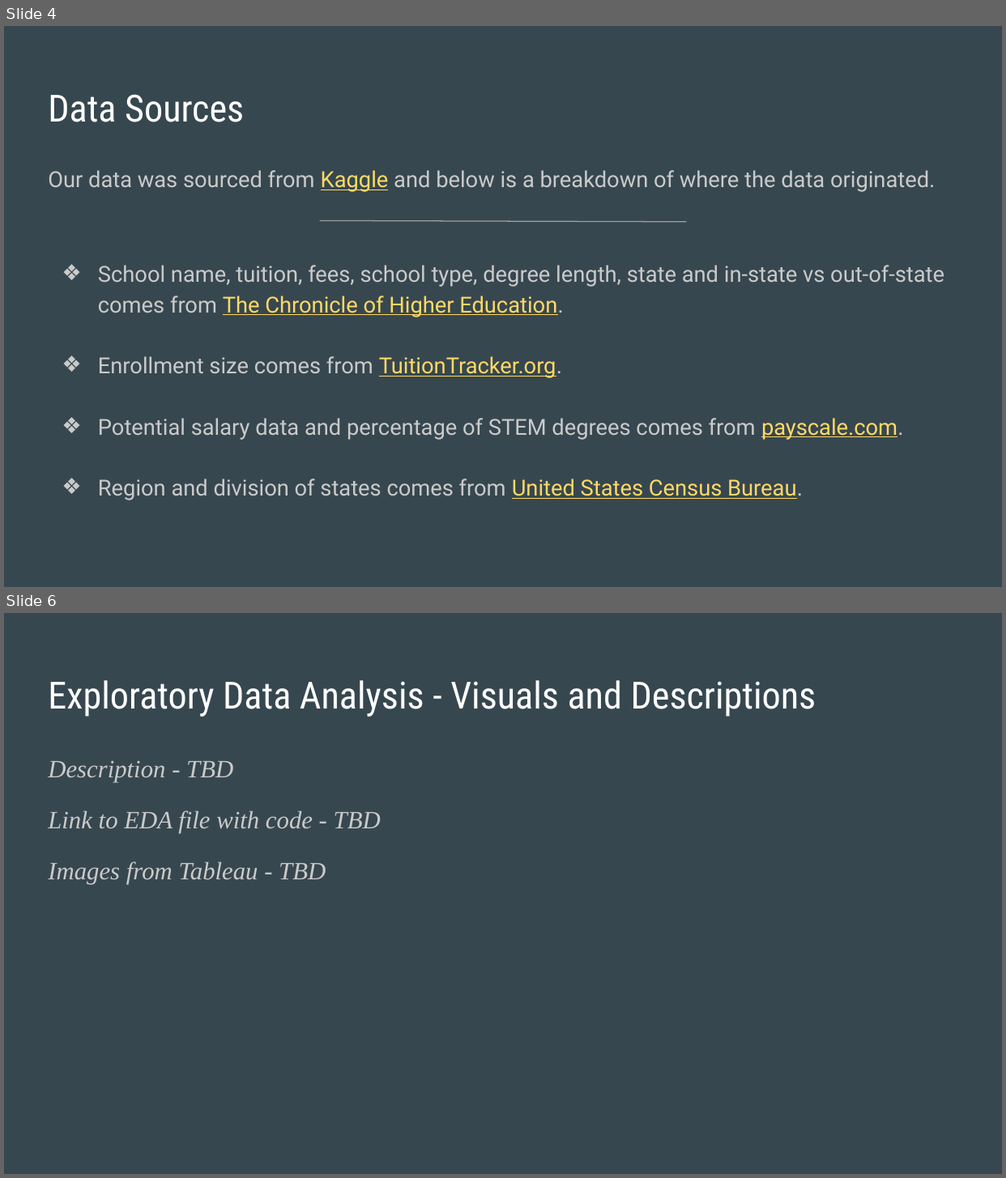
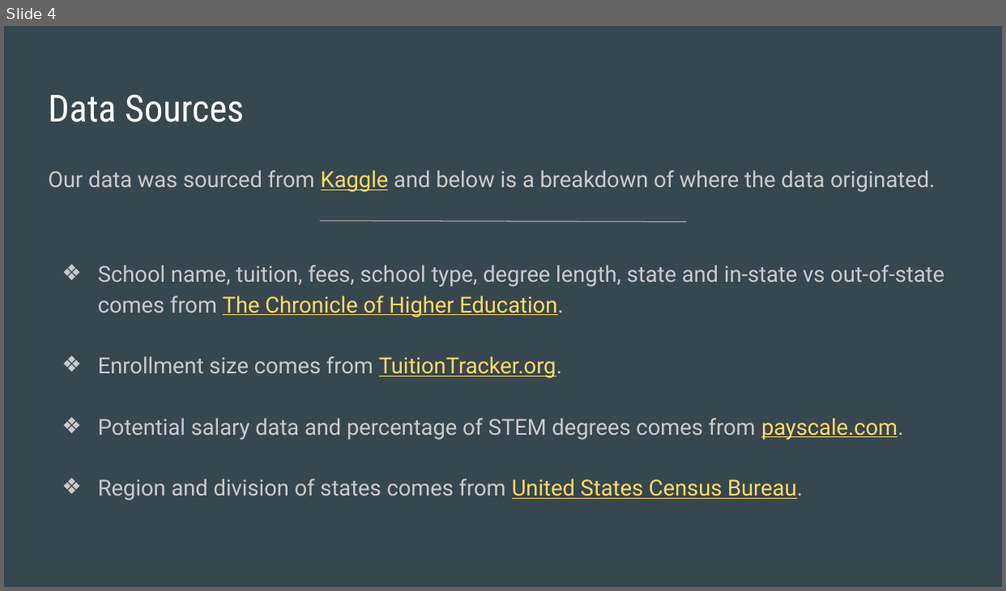
Before and after one commit to razon7/Group-Project, a slide deck: College_Costs_Career_Pay.pptx. Shown one above the other, each under a label of ours: slides 4 and 6 before the commit, slide 4 after it; the slides between them are not shown. The pictures are 1006x1178 and 1006x591 pixels, drawn with LibreOffice and Linux fonts; fonts in the diff are those of the drawing. Boxes give left, top, right and bottom in pixels: in the first picture for what was removed or moved away, otherwise in the second. Text is boxed around its words. In the diff, an @@ line names an element or a change of style, - is before the commit and + after.

```diff
--- a/College_Costs_Career_Pay.pptx
+++ b/College_Costs_Career_Pay.pptx
@@ slide 6 removed at [4, 613, 1002, 1174], background #37474F @@
@@ title removed at [48, 680, 816, 717] @@
-Exploratory Data Analysis - Visuals and Descriptions
@@ text removed at [48, 760, 381, 884] @@
-Description - TBD
-Link to EDA file with code - TBD
-Images from Tableau - TBD
```
Also in this commit, not shown: 3 slides changed, 6 slides added, 2 other slides removed, 1 other file.
